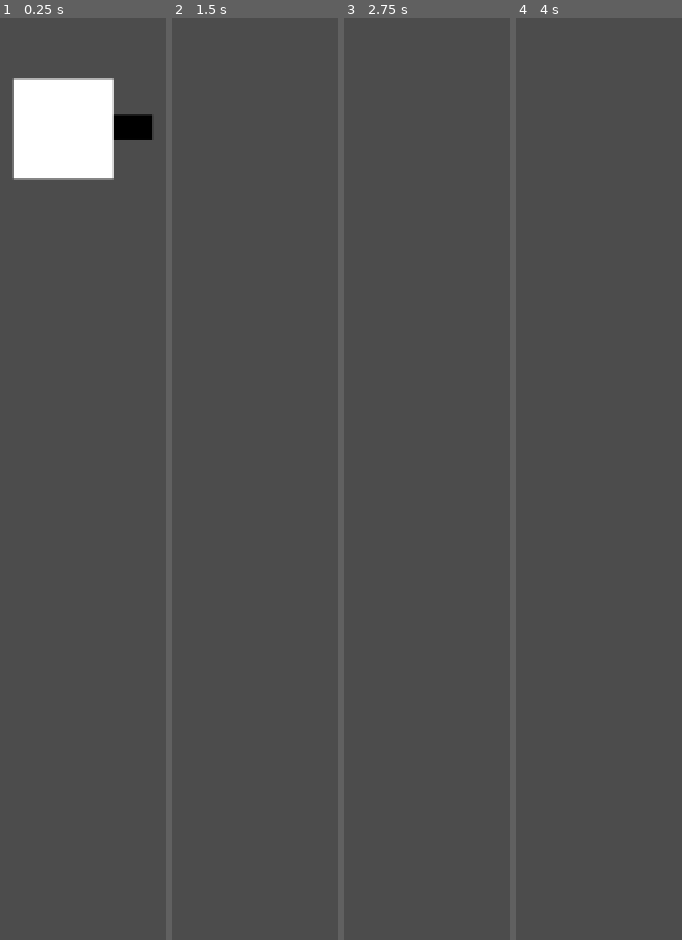
Above: before the commit, frames 1-4 (left to right).
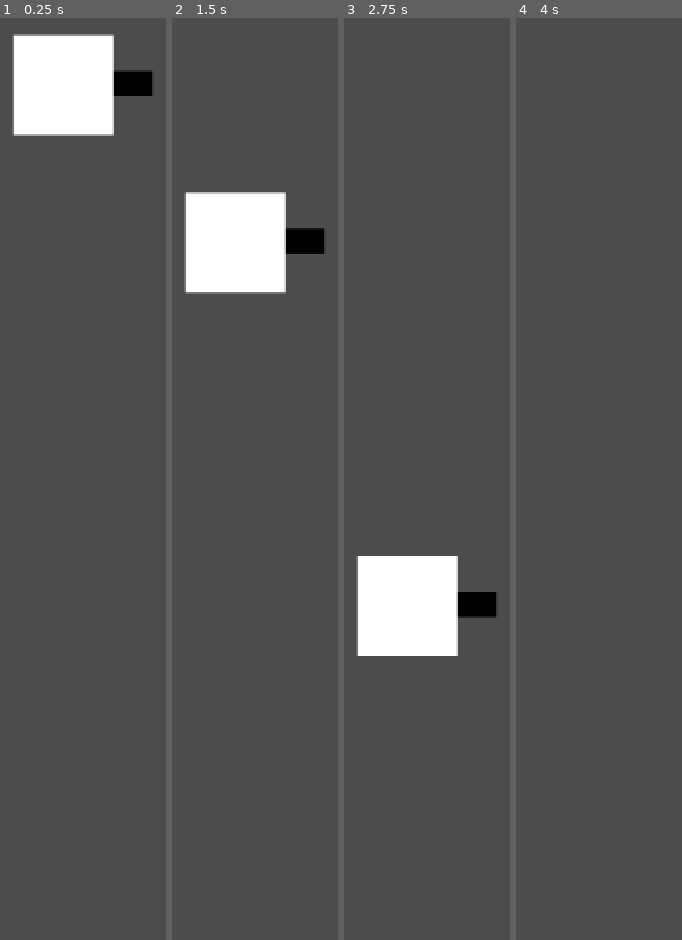
Above: after the commit, the same moments.

Repository: ther0n/Blocki
Game: Godot game, scene res://player.tscn
Two runs of this game, one before a commit and one after it. Both use one fixed random seed, a clock stepped at 60 frames per second and the inputs below. This scene is started directly instead of the project's main scene.
Inputs:
- Up to frame 1 (0.25 s): no input
- Up to frame 2 (1.5 s): no input
- Up to frame 3 (2.75 s): no input
- Up to frame 4 (4 s): no input

The runs differ from the first frame. In frame 1, 7.4% of the frame differs, in the area x 7-92%, y 1-18%; in frame 2, 7.4%, in the area x 7-92%, y 18-30%; in frame 3, 7.3%; in frame 4, nothing differs.

Commit message:
update player.tscn

Diff:
--- a/player.tscn
+++ b/player.tscn
@@ -7,7 +7,6 @@
 
 [node name="Player" type="RigidBody2D"]
 position = Vector2( 47, 49 )
-gravity_scale = 11.0
 script = ExtResource( 1 )
 
 [node name="Gun" type="Polygon2D" parent="."]
